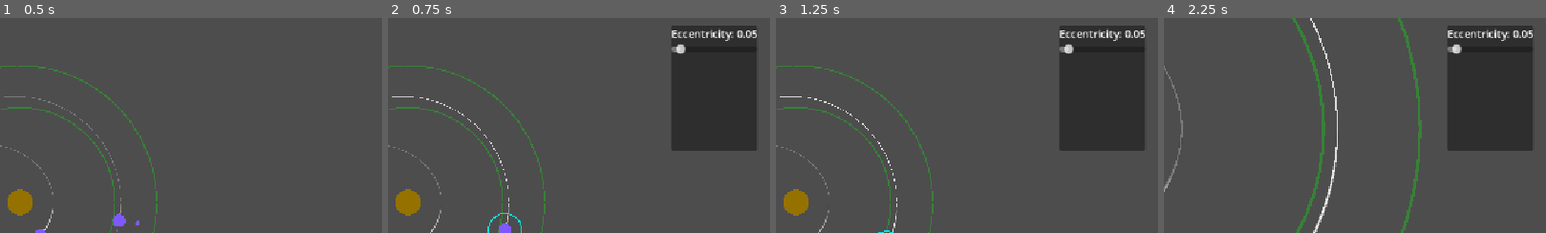
Above: before the commit, frames 1-4 (left to right).
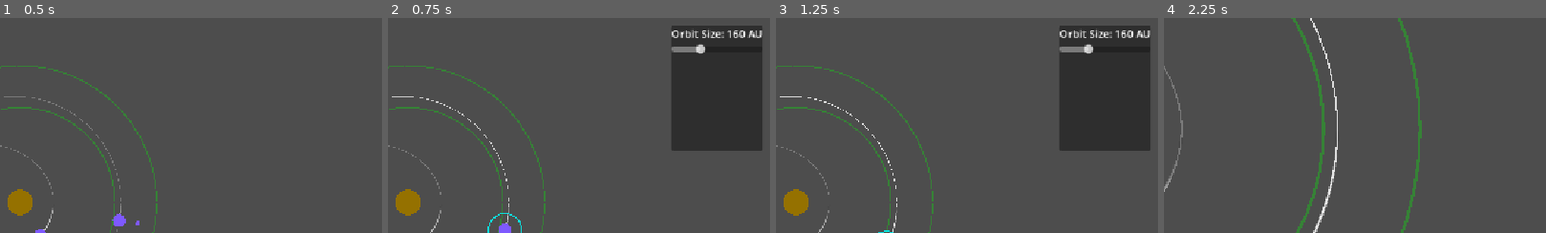
Above: after the commit, the same moments.

Repository: EvaPelko/AgriQuest
Game: Godot game, scene res://scenes/system.tscn
Two runs of this game, one before a commit and one after it. Both use one fixed random seed, a clock stepped at 60 frames per second and the inputs below. The engine's default icon, where the game draws it, is replaced by a stand-in: a white triangle on a blue panel in a dark square.
Inputs (mouse positions are % of the whole screen's width and height, from its top left):
- Up to frame 1 (0.5 s): no input
- Up to frame 2 (0.75 s): drag from (63, 54) to (60, 28) at 0.52 s
- Up to frame 3 (1.25 s): no input
- Up to frame 4 (2.25 s): click "Terraform Earth" at 1.25 s; click "Back to orbit" at 2 s
The pictures show only the part of the screen within x 47-97%, y 7-57%; the shares and areas given below are measured in that part.

Frame 1 is identical in both runs. In frame 2, 1.5% of the frame differs, in the area x 74-98%, y 3-62%; in frame 3, 1.5%; in frame 4, 13%, in the area x 74-97%, y 3-62%.

Commit message:
switch gizmo and slider

Diff:
--- a/solar-system/scenes/system.tscn
+++ b/solar-system/scenes/system.tscn
@@ -6,15 +6,15 @@
 [ext_resource type="PackedScene" uid="uid://b1j8yb7pbjslp" path="res://scenes/moon.tscn" id="3_rec6r"]
 [ext_resource type="PackedScene" uid="uid://bclyg41sot6jm" path="res://scenes/GizmoHandle.tscn" id="5_qm6kw"]
 
-[node name="Node2D" type="Node2D" unique_id=669897972 node_paths=PackedStringArray("camera", "terraform_button", "orbit_button", "gizmo_handle", "planet_info_panel", "eccentricity_slider", "eccentricity_label")]
+[node name="Node2D" type="Node2D" unique_id=669897972 node_paths=PackedStringArray("camera", "terraform_button", "orbit_button", "gizmo_handle", "planet_info_panel", "orbit_size_slider", "orbit_size_label")]
 script = ExtResource("1_licsr")
 camera = NodePath("Camera2D")
 terraform_button = NodePath("CanvasLayer/SelectionPanel/TerraformButton")
 orbit_button = NodePath("CanvasLayer/SelectionPanel/OrbitButton")
 gizmo_handle = NodePath("GizmoHandle")
 planet_info_panel = NodePath("CanvasLayer/PlanetInfoPanel")
-eccentricity_slider = NodePath("CanvasLayer/PlanetInfoPanel/VBoxContainer/EccentricitySlider")
-eccentricity_label = NodePath("CanvasLayer/PlanetInfoPanel/VBoxContainer/EccentricityLabel")
+orbit_size_slider = NodePath("CanvasLayer/PlanetInfoPanel/VBoxContainer/OrbitSlider")
+orbit_size_label = NodePath("CanvasLayer/PlanetInfoPanel/VBoxContainer/OrbitLabel")
 
 [node name="Camera2D" type="Camera2D" parent="." unique_id=923855365]
 
@@ -93,11 +93,11 @@
 [node name="VBoxContainer" type="VBoxContainer" parent="CanvasLayer/PlanetInfoPanel" unique_id=975448280]
 layout_mode = 2
 
-[node name="EccentricityLabel" type="Label" parent="CanvasLayer/PlanetInfoPanel/VBoxContainer" unique_id=1354599185]
+[node name="OrbitLabel" type="Label" parent="CanvasLayer/PlanetInfoPanel/VBoxContainer" unique_id=1354599185]
 layout_mode = 2
-text = "Eccentricity"
+text = "Orbit semi major axis"
 
-[node name="EccentricitySlider" type="HSlider" parent="CanvasLayer/PlanetInfoPanel/VBoxContainer" unique_id=216399792]
+[node name="OrbitSlider" type="HSlider" parent="CanvasLayer/PlanetInfoPanel/VBoxContainer" unique_id=216399792]
 layout_mode = 2
 max_value = 0.9
 step = 0.01
--- a/solar-system/scripts/GizmoHandle.gd
+++ b/solar-system/scripts/GizmoHandle.gd
@@ -2,7 +2,8 @@
 extends Area2D
 
 # Emitted when dragging to inform the target planet of its new semi-major axis
-signal orbit_resized(new_semi_major_axis: float)
+#signal orbit_resized(new_semi_major_axis: float)
+signal eccentricity_changed(new_eccentricity: float)
 
 signal gizmo_interaction_started
 signal gizmo_interaction_ended
@@ -86,19 +87,20 @@
 		return
 
 	if is_dragging:
-		# Drag handle to global mouse coordinates
 		var mouse_pos = get_global_mouse_position()
-		global_position = mouse_pos
+		var star_pos = target_planet.orbit_target.global_position
 
-		# Distance between mouse cursor and central target star/planet
-		var star_pos = target_planet.orbit_target.global_position
+		# Current mouse distance from central star
 		var mouse_dist = star_pos.distance_to(mouse_pos)
+		var a = target_planet.semi_major_axis
 
-		# Reverse Kepler formula: a = r_apoapsis / (1 + e)
-		var new_a = mouse_dist / (1.0 + target_planet.eccentricity)
+		# Derive eccentricity from distance: e = (dist / a) - 1.0
+		# Clamp between 0.0 (perfect circle) and 0.85 (highly elongated ellipse)
+		var new_e = clamp((mouse_dist / a) - 1.0, 0.0, 0.85)
 
-		# Emit signal to inform planet script to update live
-		orbit_resized.emit(new_a)
+		# Constrain handle visually along the apoapsis axis (-X relative to star)
+		global_position = star_pos + Vector2(-a * (1.0 + new_e), 0)
+
+		eccentricity_changed.emit(new_e)
 	else:
-		# Lock gizmo to Apoapsis point continuously
 		update_position()
--- a/solar-system/scripts/MainSystem.gd
+++ b/solar-system/scripts/MainSystem.gd
@@ -9,8 +9,8 @@
 
 @export_group("UI Controls")
 @export var planet_info_panel: PanelContainer
-@export var eccentricity_slider: HSlider
-@export var eccentricity_label: Label
+@export var orbit_size_slider: HSlider   # Formerly eccentricity_slider
+@export var orbit_size_label: Label     # Displays current orbit radius/a
 
 var selected_planet: Node2D = null
 
@@ -56,8 +56,15 @@
 	if planet_info_panel:
 		planet_info_panel.visible = false
 
-	if eccentricity_slider:
-		eccentricity_slider.value_changed.connect(_on_eccentricity_slider_changed)
+	if orbit_size_slider:
+		# Set slider bounds for semi-major axis (e.g. 100 to 2000 pixels)
+		orbit_size_slider.min_value = 100.0
+		orbit_size_slider.max_value = 300.0
+		orbit_size_slider.step = 5.0
+		orbit_size_slider.value_changed.connect(_on_orbit_size_slider_changed)
+
+	if gizmo_handle:
+		gizmo_handle.eccentricity_changed.connect(_on_gizmo_eccentricity_changed)
 
 	# Connect planet signals
 	call_deferred("connect_planet_signals")
@@ -92,10 +99,10 @@
 	if planet_info_panel and not is_in_terraforming_mode:
 		planet_info_panel.visible = true
 
-	# Populate slider with current planet's eccentricity value
-	if eccentricity_slider and "eccentricity" in planet:
-		eccentricity_slider.set_value_no_signal(planet.eccentricity)
-		_update_eccentricity_label(planet.eccentricity)
+	# Populate slider with planet's semi_major_axis
+	if orbit_size_slider and "semi_major_axis" in planet:
+		orbit_size_slider.set_value_no_signal(planet.semi_major_axis)
+		_update_size_label(planet.semi_major_axis)
 
 func on_planet_deselected() -> void:
 	if not is_in_terraforming_mode:
@@ -107,20 +114,26 @@
 	if planet_info_panel:
 		planet_info_panel.visible = false
 
-# --- BUTTON ACTIONS ---
+#--- SLIDER CALLBACK (Changes Orbit Size) ---
 
-func _on_eccentricity_slider_changed(value: float) -> void:
-	if selected_planet and "eccentricity" in selected_planet:
-		selected_planet.eccentricity = value
-		_update_eccentricity_label(value)
+func _on_orbit_size_slider_changed(value: float) -> void:
+	if selected_planet and "semi_major_axis" in selected_planet:
+		selected_planet.semi_major_axis = value
+		_update_size_label(value)
 
-		# Position gizmo handle at the new apoapsis point!
+		# Reposition gizmo handle to match new orbit scale
 		if gizmo_handle:
 			gizmo_handle.update_position()
 
-func _update_eccentricity_label(val: float) -> void:
-	if eccentricity_label:
-		eccentricity_label.text = "Eccentricity: %.2f" % val
+# --- GIZMO CALLBACK (Changes Eccentricity) ---
+
+func _on_gizmo_eccentricity_changed(new_e: float) -> void:
+	if selected_planet and "eccentricity" in selected_planet:
+		selected_planet.eccentricity = new_e
+
+func _update_size_label(val: float) -> void:
+	if orbit_size_label:
+		orbit_size_label.text = "Orbit Size: %d AU" % int(val)
 
 func _on_terraform_button_pressed() -> void:
 	if not selected_planet:
@@ -140,6 +153,9 @@
 	reset_camera_zoom()
 	print("Switched to orbit view")
 
+	if planet_info_panel:
+		planet_info_panel.visible = false
+
 func _unhandled_input(event: InputEvent) -> void:
 	if event is InputEventMouseButton and event.button_index == MOUSE_BUTTON_LEFT and event.pressed:
 
--- a/solar-system/scripts/planet.gd
+++ b/solar-system/scripts/planet.gd
@@ -9,17 +9,17 @@
 			name_label.text = object_name
 
 @export_category("Orbit Configuration")
-@export var semi_major_axis: float = 160.0: # Size of the orbit
+@export var semi_major_axis: float = 160.0: # Size of the orbit (Controlled by Slider)
 	set(value):
-		semi_major_axis = max(20.0, value)
+		semi_major_axis = max(30.0, value)
+		draw_orbit_ring()
 		check_orbit_habitability()
-		draw_orbit_ring()
-
-@export var eccentricity: float = 0.05: # Oval shape (0 = perfect circle, 0.9 = flat oval)
+
+@export var eccentricity: float = 0.05: # Oval shape (Controlled by Gizmo) (0 = perfect circle, 0.9 = flat oval)
 	set(value):
 		eccentricity = clamp(value, 0.0, 0.85)
+		draw_orbit_ring()
 		check_orbit_habitability()
-		draw_orbit_ring()
 
 @export var max_trail_length: int = 200
 
@@ -64,11 +64,11 @@
 
 	set_ui_visible(false)
 
+	# Connect to eccentricity signal instead of resize signal
 	if gizmo_handle:
-		gizmo_handle.orbit_resized.connect(_on_orbit_resized_by_gizmo)
-
-	# wait until the scene tree is 100% finished loading
-	# before running orbit target search
+		gizmo_handle.eccentricity_changed.connect(_on_eccentricity_changed_by_gizmo)
+
+	# Wait until the scene tree is finished loading before setting up targets
 	call_deferred("setup_orbit_target")
 
 func setup_orbit_target() -> void:
@@ -138,7 +138,7 @@
 	var y = radius * sin(angle)
 	global_position = orbit_target.global_position + Vector2(x, y)
 
-	# MOVEMENT TRAIL LOGIC (Independent from OrbitRing)
+	# MOVEMENT TRAIL LOGIC
 	if movement_trail and global_position != Vector2.ZERO:
 		movement_trail.add_point(global_position)
 		if movement_trail.get_point_count() > max_trail_length:
@@ -198,12 +198,14 @@
 
 		orbit_ring.add_point(orbit_target.global_position + Vector2(pt_x, pt_y))
 
-func _on_orbit_resized_by_gizmo(new_a: float) -> void:
+# --- GIZMO CALLBACK ---
+
+func _on_eccentricity_changed_by_gizmo(new_e: float) -> void:
 	# Ignore resize signals if THIS planet isn't the active selected one
 	if not is_selected:
 		return
 
-	semi_major_axis = new_a # Setter triggers draw_orbit_ring() automatically
+	eccentricity = new_e # Setter triggers draw_orbit_ring() & check_orbit_habitability()
 
 # --- HABITABILITY & INPUTS ---
 
@@ -229,14 +231,6 @@
 	if event is InputEventMouseButton and event.button_index == MOUSE_BUTTON_LEFT and event.pressed:
 		get_viewport().set_input_as_handled()
 		select_planet()
-
-#func _unhandled_input(event: InputEvent) -> void:
-	#if event is InputEventMouseButton and event.button_index == MOUSE_BUTTON_LEFT and event.pressed:
-		# If the gizmo handle is currently being dragged, DO NOT DESELECT
-		#if gizmo_handle and gizmo_handle.is_dragging:
-		#	return
-
-		#pass #deselect_planet()
 
 func set_ui_visible(visible_state: bool) -> void:
 	queue_redraw()
